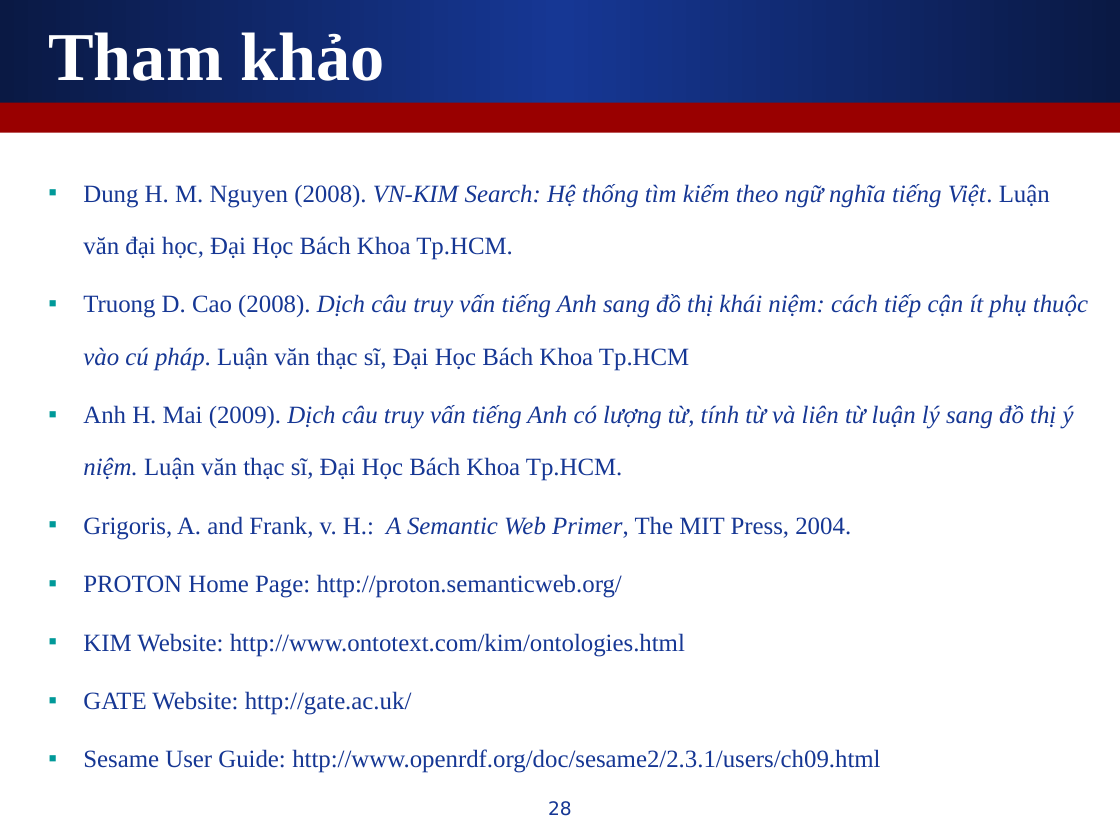
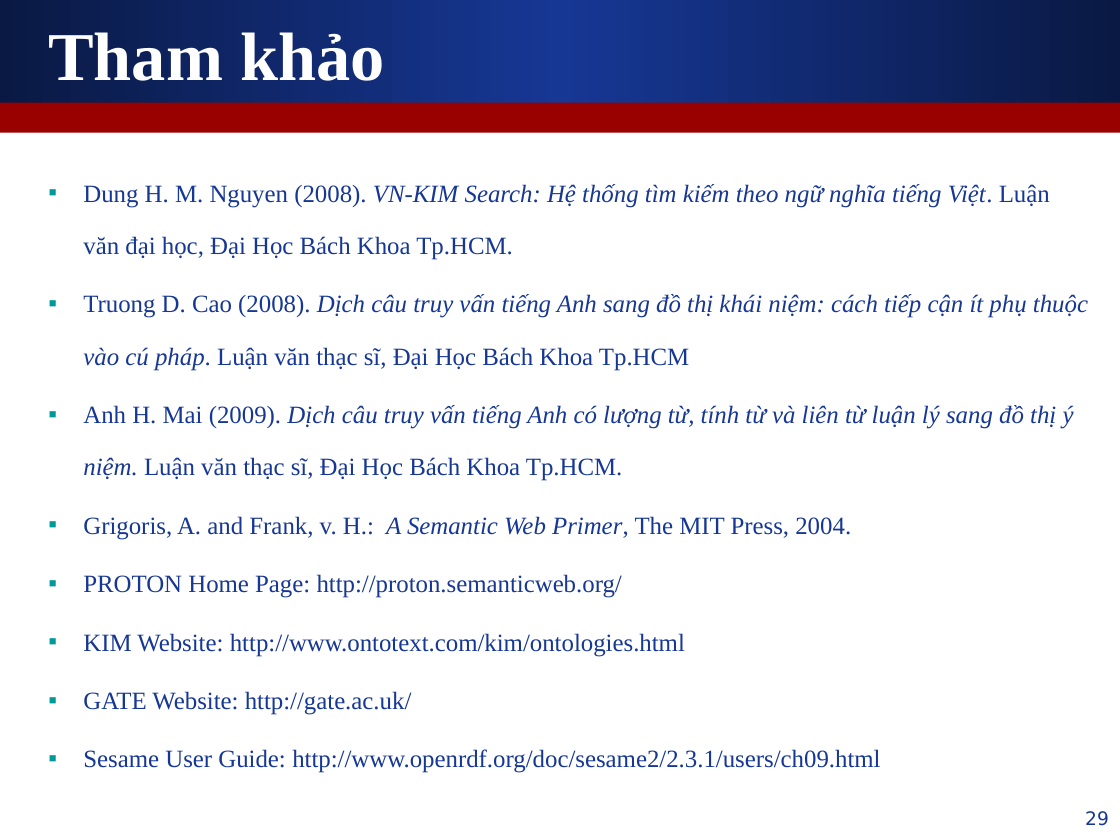
Before and after one commit to leaderwing/kt-kimres, a slide deck: slide 29 of note/Copy of [Thesis] Presentation.ppt (slide 28 before the commit). Drawn at 1120x840 pixels with LibreOffice and Linux fonts; fonts in the diff are those of the drawing. Boxes give left, top, right and bottom in pixels: in the first picture for what was removed or moved away, otherwise in the second. Text is boxed around its words. In the diff, an @@ line names an element or a change of style, - is before the commit and + after.

```diff
--- a/note/Copy of [Thesis] Presentation.ppt
+++ b/note/Copy of [Thesis] Presentation.ppt
@@ page number removed at <box>548,801,572,816</box> @@
-28
@@ page number added at <box>1085,811,1109,826</box>, 12 pt, text #163794 @@
+29
```
Also in this commit, not shown: 26 other slides changed, 1 slide added.
